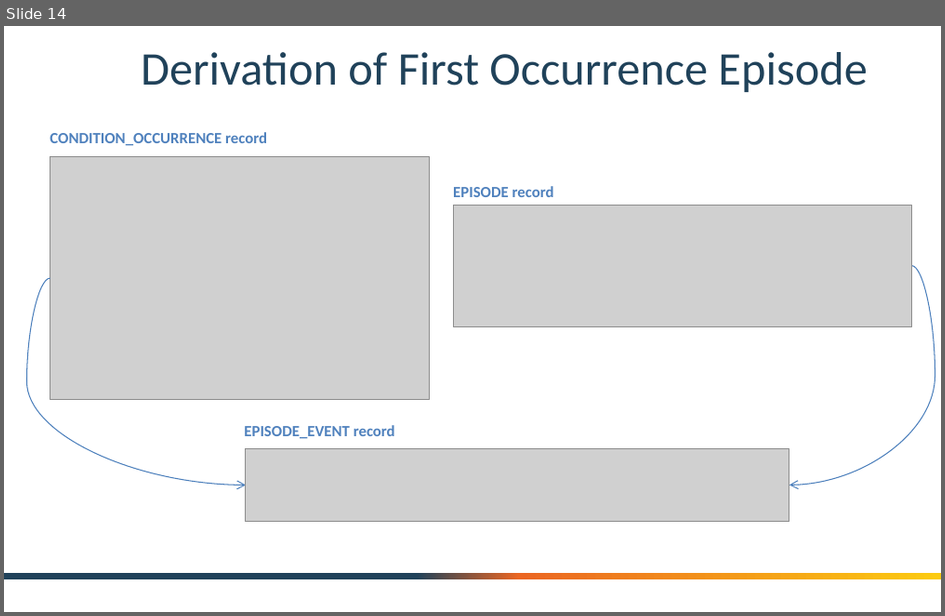
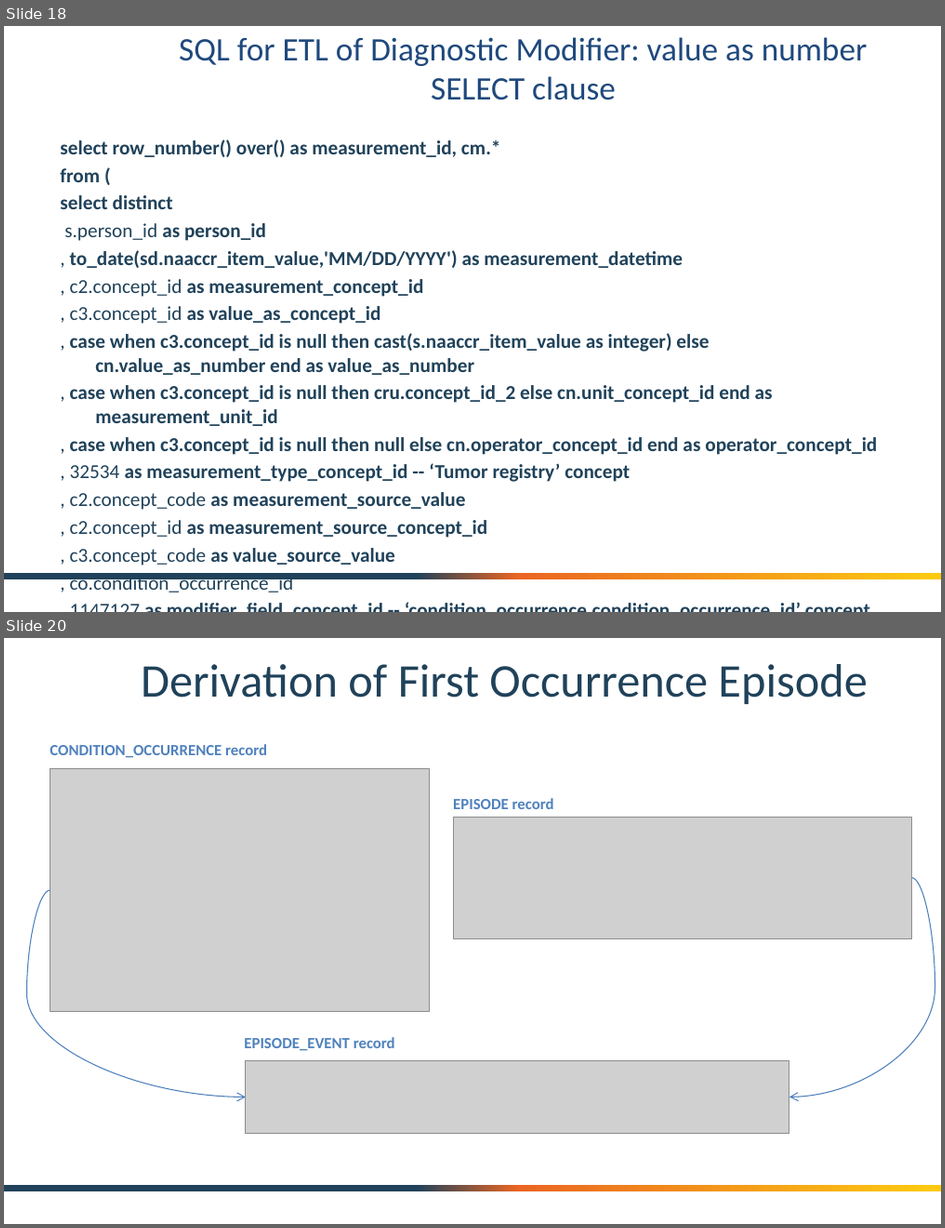
Before and after one commit to OHDSI/OncologyWG, a slide deck: documentation/OHDSI Oncology Module - Crosswal from Cancer Registry.pptx. Shown one above the other, each under a label of ours: slide 14 before the commit, slides 18 and 20 after it; the slides between them are not shown. The pictures are 945x616 and 945x1228 pixels, drawn with LibreOffice and Linux fonts; fonts in the diff are those of the drawing; grey boxes stand for pictures; background and template pictures are left out. Boxes give left, top, right and bottom in pixels: in the first picture for what was removed or moved away, otherwise in the second. Text is boxed around its words. In the diff, an @@ line names an element or a change of style, - is before the commit and + after.

```diff
--- a/documentation/OHDSI Oncology Module - Crosswal from Cancer Registry.pptx
+++ b/documentation/OHDSI Oncology Module - Crosswal from Cancer Registry.pptx
@@ slide 18 added at bbox=[4, 26, 941, 612], background #FFFFFF; not listed: 1 template element that a slide beside it also shows @@
@@ title added at bbox=[179, 37, 868, 100], 25.2 pt, text #1F497D @@
+SQL for ETL of Diagnostic Modifier: value as number
+SELECT clause
@@ text added at bbox=[60, 139, 877, 592], 15.2 pt, text #20425A, bold @@
+select row_number() over() as measurement_id, cm.*
+from (
+select distinct
+s.person_id as person_id
+, to_date(sd.naaccr_item_value,'MM/DD/YYYY') as measurement_datetime
+, c2.concept_id as measurement_concept_id
+, c3.concept_id as value_as_concept_id
+, case when c3.concept_id is null then cast(s.naaccr_item_value as integer) else cn.value_as_number end as value_as_number
+, case when c3.concept_id is null then cru.concept_id_2 else cn.unit_concept_id end as measurement_unit_id
+, case when c3.concept_id is null then null else cn.operator_concept_id end as operator_concept_id
+, 32534 as measurement_type_concept_id -- ‘Tumor registry’ concept
+, c2.concept_code as measurement_source_value
+, c2.concept_id as measurement_source_concept_id
+, c3.concept_code as value_source_value
+, co.condition_occurrence_id
+, 1147127 as modifier_field_concept_id -- ‘condition_occurrence.condition_occurrence_id’ concept
@@ what was slide 14 is now slide 20 @@
```
Also in this commit, not shown: 10 slides changed, 7 other slides added.
